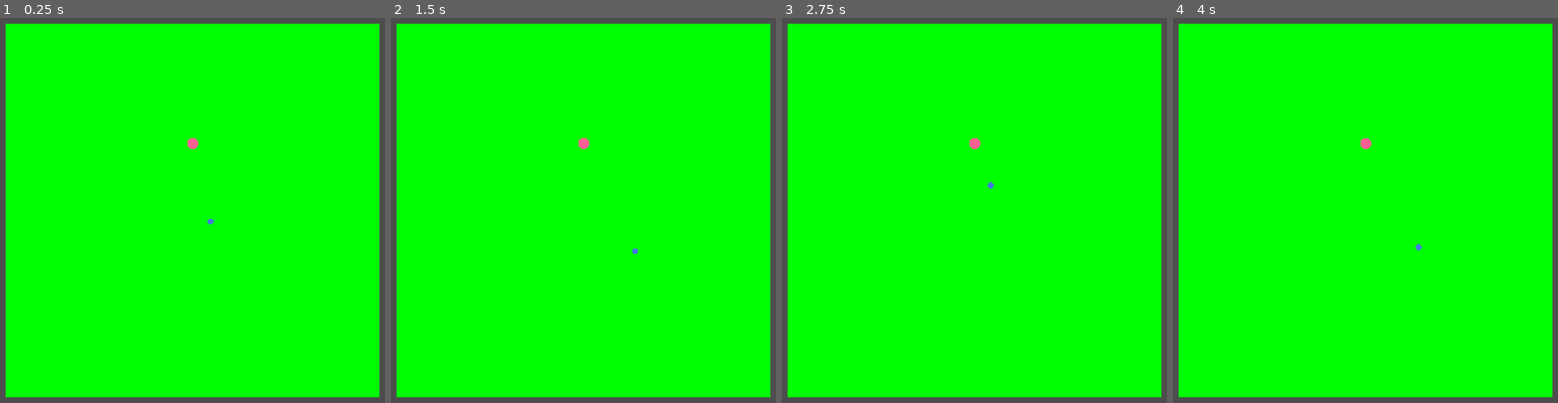
Above: before the commit, frames 1-4 (left to right).
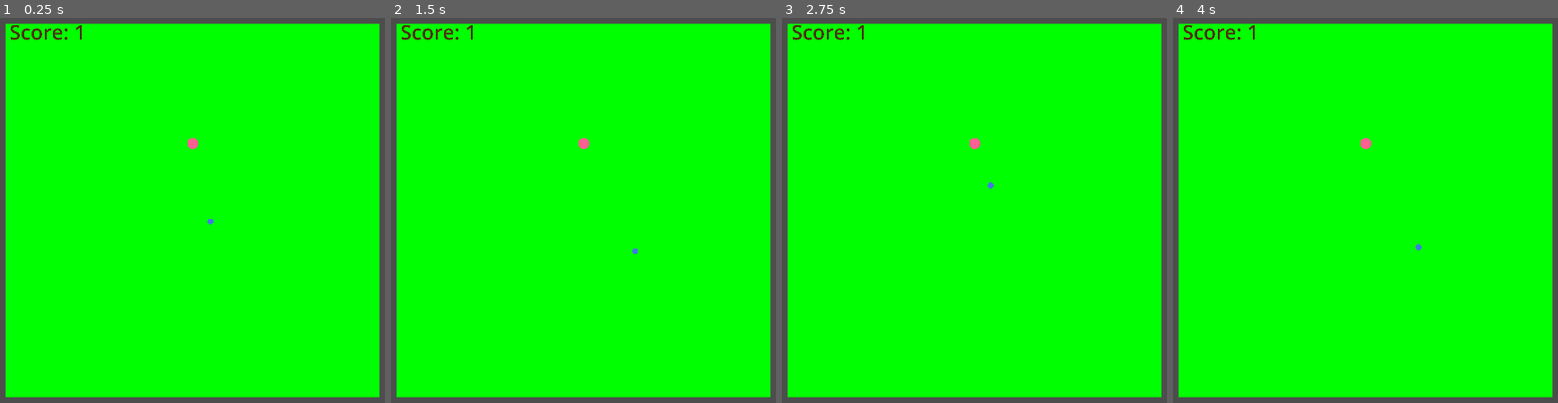
Above: after the commit, the same moments.

Repository: CauchyApprentice/Cauchys-Snake
Game: Godot game, scene res://Scenes/main.tscn
Two runs of this game, one before a commit and one after it. Both use one fixed random seed, a clock stepped at 60 frames per second and the inputs below.
Inputs (mouse positions are in pixels of both pictures, inside the frame that each line leads up to):
- Up to frame 1 (0.25 s): no input
- Up to frame 2 (1.5 s): tap Enter at 0.5 s; move the mouse to (741, 191) at 0.52 s; tap Space at 1.25 s; move the mouse to (441, 229) at 1.27 s
- Up to frame 3 (2.75 s): tap Enter at 2 s; move the mouse to (1047, 121) at 2.02 s
- Up to frame 4 (4 s): tap Space at 2.75 s; move the mouse to (1330, 291) at 2.77 s; move the mouse to (outside the picture) at 3.52 s

The runs differ from the first frame. In frame 1, 0.3% of the frame differs, in the area x 2-22%, y 1-6%; in frame 2, 0.3%; in frame 3, 0.3%; in frame 4, 0.3%.

Commit message:
Added Score Label

Diff:
--- a/Scenes/main.tscn
+++ b/Scenes/main.tscn
@@ -37,5 +37,16 @@
 position = Vector2(0, 526)
 scale = Vector2(20.34, 1)
 
+[node name="scoreLabel" type="Label" parent="."]
+offset_left = -490.0
+offset_top = -516.0
+offset_right = -233.0
+offset_bottom = 100.0
+scale = Vector2(0.12, 0.12)
+theme_override_colors/font_color = Color(0.305882, 0.184314, 0.054902, 1)
+theme_override_colors/font_shadow_color = Color(0.67451, 1, 0, 0.647059)
+theme_override_font_sizes/font_size = 451
+text = "0"
+
 [connection signal="food_eaten" from="SnakeHead" to="." method="_on_snake_head_food_eaten"]
 [connection signal="has_moved" from="SnakeHead" to="." method="_on_snake_head_has_moved"]
--- a/Scripts/main.gd
+++ b/Scripts/main.gd
@@ -5,6 +5,7 @@
 var snake_parts: Array[CharacterBody2D] = []
 var index_scale: int = 3 #how much distance is between the snake parts in terms of head positions index
 var nourish: int = 3 #how many body parts are added when eating
+var score: int = 1
 
 
 
@@ -53,7 +54,7 @@
 
 # Called every frame. 'delta' is the elapsed time since the previous frame.
 func _process(_delta: float) -> void:
-	pass
+	$scoreLabel.text = str("Score: "+str(score))
 
 
 func _on_snake_head_has_moved(new_position: Variant) -> void:
@@ -67,5 +68,6 @@
 
 func _on_snake_head_food_eaten() -> void:
 	spawn_food()
+	score += 1
 	for k in range(nourish):
 		add_snake_body()
